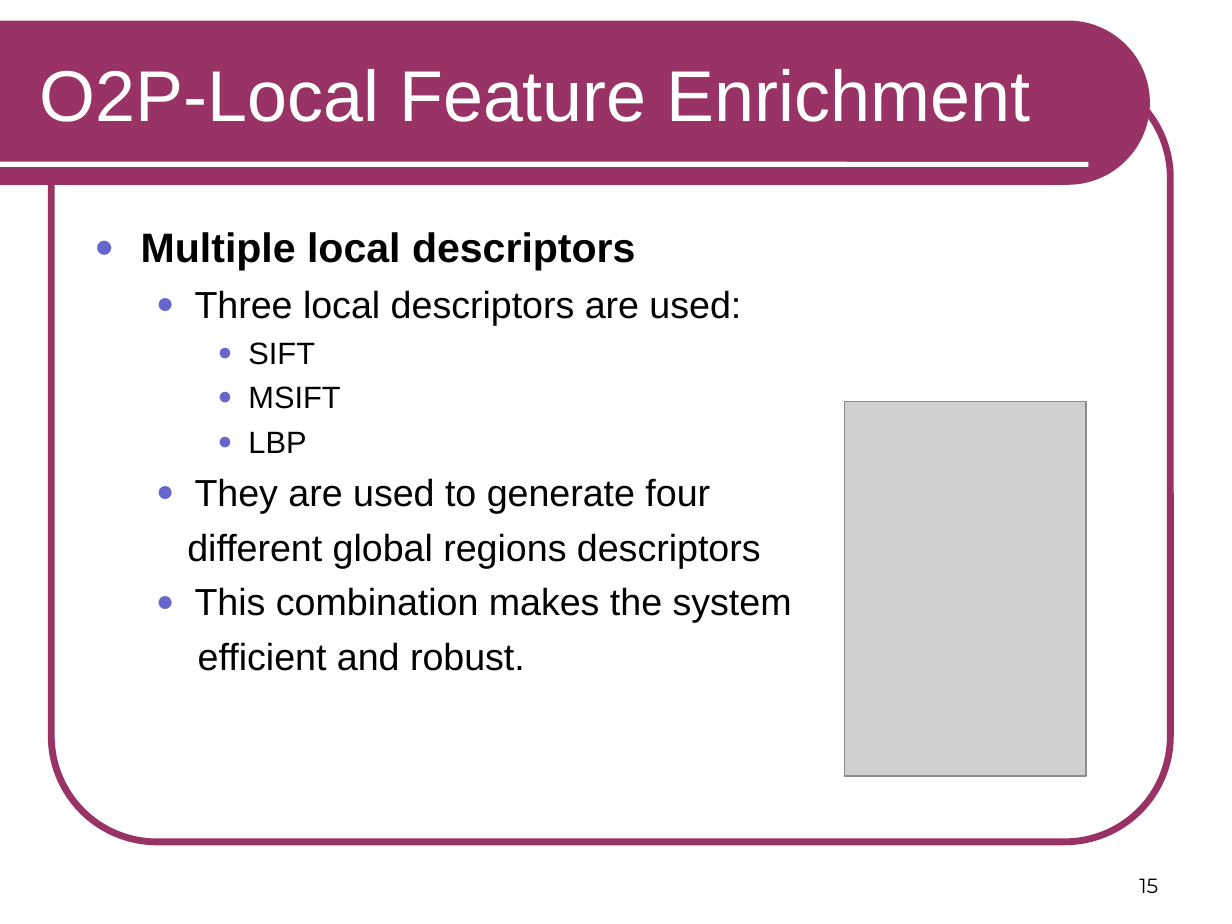
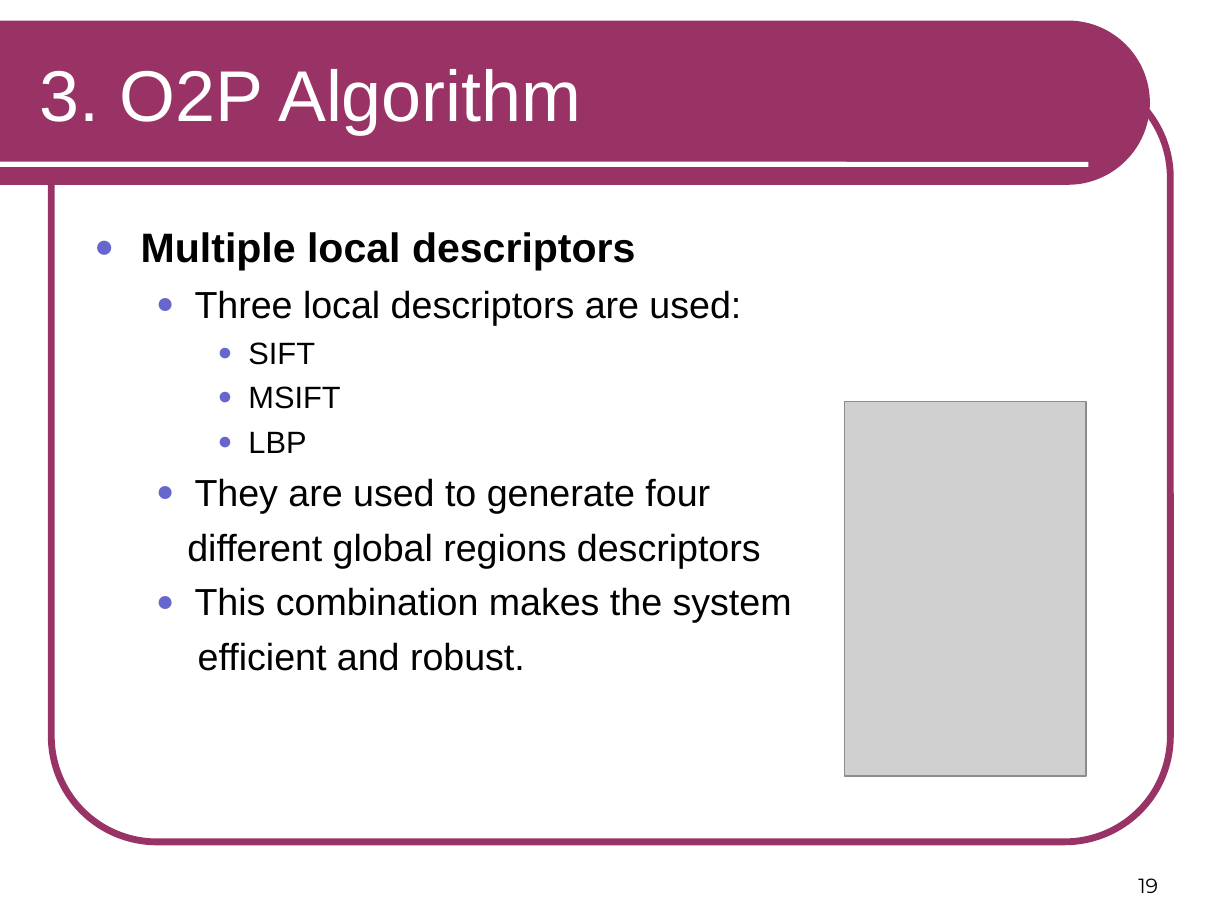
Before and after one commit to RSIP/SSI-SemanticSegmentation, a slide deck: slide 19 of template_slides.ppt (slide 15 before the commit). Drawn at 1232x924 pixels with LibreOffice and Linux fonts; fonts in the diff are those of the drawing; grey boxes stand for pictures. Boxes give left, top, right and bottom in pixels: in the first picture for what was removed or moved away, otherwise in the second. Text is boxed around its words. In the diff, an @@ line names an element or a change of style, - is before the commit and + after.

```diff
--- a/template_slides.ppt
+++ b/template_slides.ppt
@@ title at <box>40,69,581,134</box>: text changed @@
-O2P-Local Feature Enrichment
+3. O2P Algorithm
@@ page number at <box>1138,878,1158,893</box>: text changed @@
-15
+19
```
Also in this commit, not shown: 16 other slides changed, 8 slides added, 2 slides removed.
